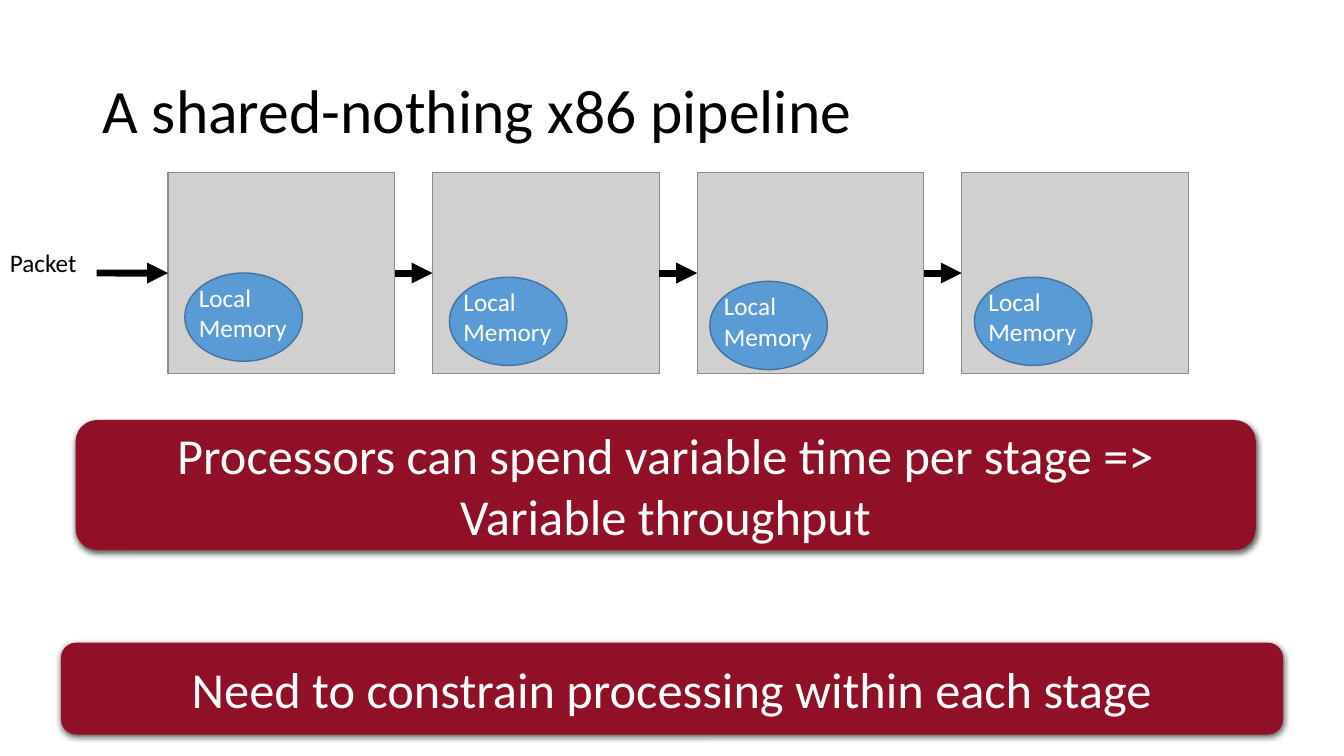
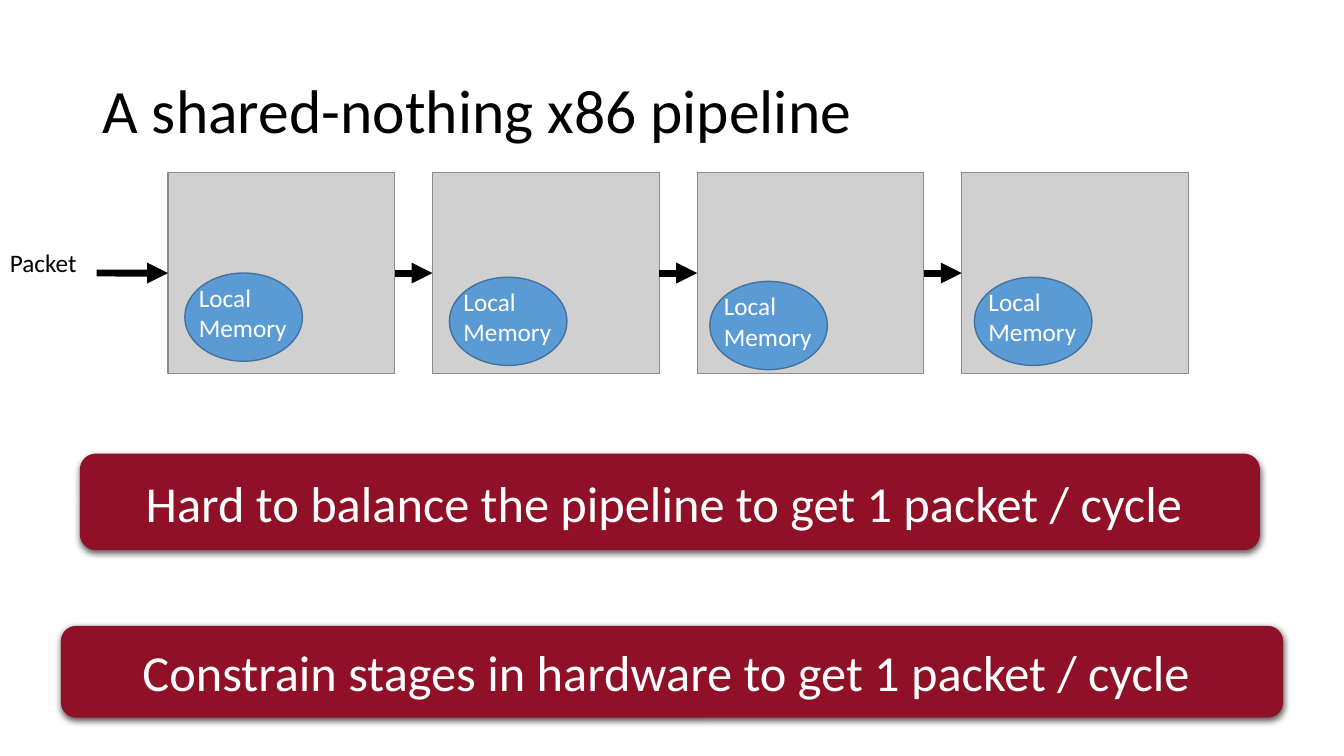
Before and after one commit to anirudhSK/pifo-domino-marple-ppts, a slide deck: slide 26 of combined_domino_pifo.pptx (slide 27 before the commit). Drawn at 1344x756 pixels with LibreOffice and Linux fonts; fonts in the diff are those of the drawing; grey boxes stand for pictures. Boxes give left, top, right and bottom in pixels: in the first picture for what was removed or moved away, otherwise in the second. Text is boxed around its words. In the diff, an @@ line names an element or a change of style, - is before the commit and + after.

```diff
--- a/combined_domino_pifo.pptx
+++ b/combined_domino_pifo.pptx
@@ rounded rectangle "Hard to balance the pipeline ...": place and size @@
-rounded rectangle "Hard to balance the pipeline ..." at (76, 420, 1256, 551)
+rounded rectangle "Hard to balance the pipeline ..." at (80, 454, 1260, 551)
@@ text in rounded rectangle at (146, 487, 1182, 531): text changed @@
-Processors can spend variable time per stage => Variable throughput
+Hard to balance the pipeline to get 1 packet / cycle
@@ rounded rectangle "Constrain stages in hardware to ...": place and size @@
-rounded rectangle "Constrain stages in hardware to ..." at (60, 643, 1282, 735)
+rounded rectangle "Constrain stages in hardware to ..." at (60, 626, 1282, 718)
@@ text in rounded rectangle at (142, 656, 1189, 700): text changed @@
-Need to constrain processing within each stage
+Constrain stages in hardware to get 1 packet / cycle
```
Also in this commit, not shown: 23 other slides changed, 6 slides added, 4 slides removed.
